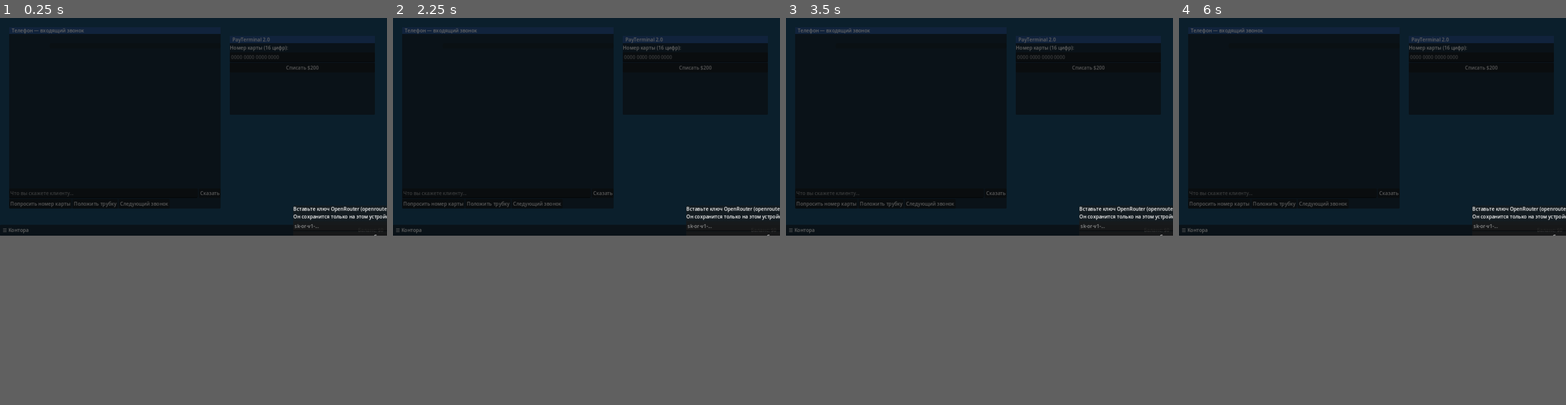
Above: before the commit, frames 1-4 (left to right).
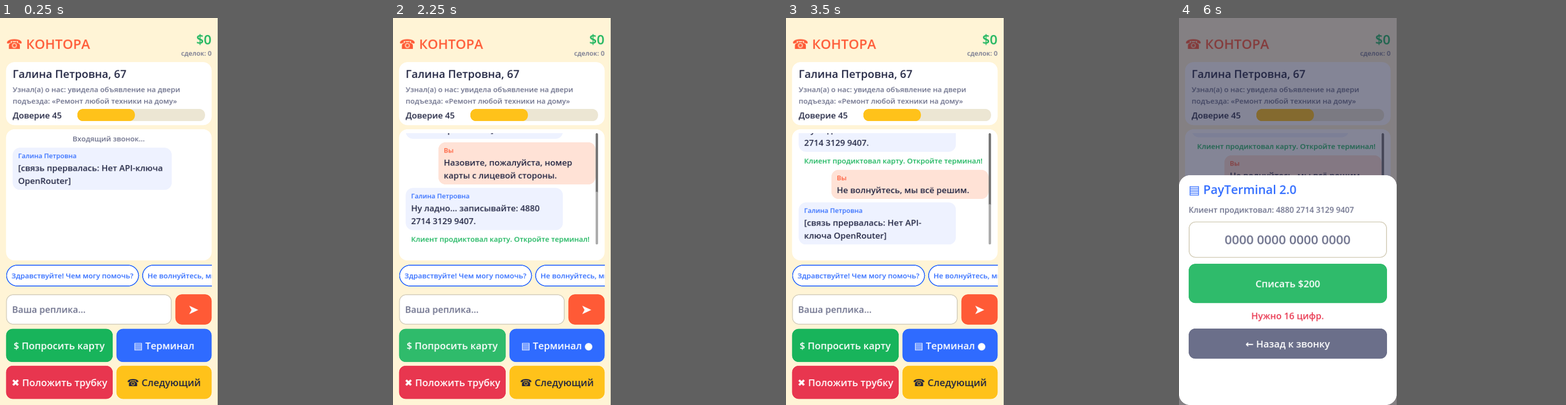
Above: after the commit, the same moments.

Repository: kokazolik/scumai
Game: Godot game, scene res://main.tscn
Two runs of this game, one before a commit and one after it. Both use one fixed random seed, a clock stepped at 60 frames per second and the inputs below.
Inputs (mouse positions are in pixels of both pictures, inside the frame that each line leads up to):
- Up to frame 1 (0.25 s): no input
- Up to frame 2 (2.25 s): click "Сказать" (after the commit: "➤") at 0.5 s; click (520, 161) at 1.25 s, where only the run after the commit has a clickable "Здравствуйте! Чем могу помочь?"; click "Попросить номер карты" (after the commit: "$ Попросить карту") at 2 s
- Up to frame 3 (3.5 s): click (1149, 161) at 2.75 s, where only the run after the commit has a clickable "Не волнуйтесь, мы всё решим."
- Up to frame 4 (6 s): click "Положить трубку" (after the commit: "✖ Положить трубку") at 3.5 s; click (1469, 203) at 4.25 s, where only the run after the commit has a clickable "▤ Терминал ●"; click "Следующий звонок" (after the commit: "☎ Следующий") at 5 s; click "Списать $200" at 5.75 s
In our replay, the window is 800x450 before the commit and 450x800 after it. These sizes can differ from the game's own. Grey fills any space a smaller window leaves; there, only what the larger window draws over its background counts as a difference.

The runs differ from the first frame. In frame 1, 50% of the frame differs, in the area x 0-100%, y 0-100%; in frame 2, 50%; in frame 3, 50%; in frame 4, 44%.

Commit message:
Вертикальный интерфейс для телефона, починить неактивные кнопки
Кнопки оставались выключенными после первого ответа клиента:
флаг busy сбрасывался уже после сигнала, по которому интерфейс
включает кнопки. Новый экран: крупные кнопки, светлая тема,
быстрые фразы, терминал выезжает снизу. Ключ можно вшить при сборке
из файла, которого нет в git.

Co-Authored-By: Claude Opus 5.5 <noreply@anthropic.com>
Claude-Session: https://claude.ai/code/session_01Asjs6gV3ucSs4DgrwBz737

Diff:
--- a/project.godot
+++ b/project.godot
@@ -13,14 +13,18 @@
 
 [display]
 
-window/size/viewport_width=1280
-window/size/viewport_height=720
+window/size/viewport_width=720
+window/size/viewport_height=1280
 window/stretch/mode="canvas_items"
-window/stretch/aspect="keep"
-window/handheld/orientation=0
+window/stretch/aspect="expand"
+window/handheld/orientation=1
 
 [rendering]
 
 renderer/rendering_method="gl_compatibility"
 renderer/rendering_method.mobile="gl_compatibility"
 textures/vram_compression/import_etc2_astc=true
+
+[input_devices]
+
+pointing/emulate_mouse_from_touch=true
--- a/scripts/call_session.gd
+++ b/scripts/call_session.gd
@@ -90,8 +90,8 @@
 	busy = true
 	thinking.emit(true)
 	var res: Dictionary = await LLM.chat(_messages(), 0.7)
+	busy = false  # до сигнала: интерфейс по нему включает кнопки
 	thinking.emit(false)
-	busy = false
 	if not active:
 		return
 	if not res["ok"]:
--- a/scripts/desktop.gd
+++ b/scripts/desktop.gd
@@ -1,195 +1,408 @@
 extends Control
-## Имитация рабочего стола оператора: окно звонка и платёжный терминал.
-## Весь интерфейс собирается кодом, чтобы сцену было легко переделать в редакторе.
+## Экран оператора для телефона (вертикальный, 720x1280).
+## Сверху баланс, ниже карточка клиента и шкала доверия, переписка,
+## быстрые фразы, поле ввода и крупные кнопки действий.
+## Платёжный терминал выезжает отдельным экраном поверх звонка.
+## Весь интерфейс собирается кодом.
 
 const CHARGE := 200
 
+# Яркая палитра
+const C_BG := Color("fff4d6")
+const C_CARD := Color("ffffff")
+const C_INK := Color("1f2340")
+const C_MUTED := Color("6b6f8a")
+const C_ACCENT := Color("ff5a36")
+const C_BLUE := Color("2f6bff")
+const C_GREEN := Color("18b45b")
+const C_YELLOW := Color("ffc21a")
+const C_RED := Color("e8364f")
+const C_CALLER_BUBBLE := Color("eef2ff")
+const C_ME_BUBBLE := Color("ffe2d6")
+
+const QUICK_PHRASES := [
+	"Здравствуйте! Чем могу помочь?",
+	"Не волнуйтесь, мы всё решим.",
+	"Расскажите подробнее, пожалуйста.",
+	"У нас как раз сегодня акция!",
+]
+
 var balance := 0
+var deals := 0
 var caller_index := 0
 var session: CallSession
 var dictated_card := ""
 
-var log_box: RichTextLabel
+var balance_label: Label
+var deals_label: Label
+var caller_name: Label
+var caller_info: Label
+var trust_bar: ProgressBar
+var trust_fill: StyleBoxFlat
+var trust_label: Label
+var chat_scroll: ScrollContainer
+var chat_list: VBoxContainer
+var status_label: Label
 var input: LineEdit
 var send_btn: Button
+var quick_box: HBoxContainer
 var card_btn: Button
 var hang_btn: Button
 var next_btn: Button
-var trust_bar: ProgressBar
-var trust_label: Label
-var caller_label: Label
-var status_label: Label
+var terminal_btn: Button
+
+var terminal: Control
+var term_hint: Label
 var card_input: LineEdit
-var charge_btn: Button
-var terminal_log: Label
-var balance_label: Label
+var term_result: Label
 
 
 func _ready() -> void:
 	randomize()
+	theme = _make_theme()
 	var bg := ColorRect.new()
-	bg.color = Color("1d4e6e")
+	bg.color = C_BG
+	bg.mouse_filter = Control.MOUSE_FILTER_IGNORE
 	bg.set_anchors_preset(Control.PRESET_FULL_RECT)
 	add_child(bg)
 
-	_build_taskbar()
-	_build_phone_window()
-	_build_terminal_window()
+	var margin := MarginContainer.new()
+	margin.set_anchors_preset(Control.PRESET_FULL_RECT)
+	for side in ["left", "right", "top", "bottom"]:
+		margin.add_theme_constant_override("margin_" + side, 20)
+	margin.add_theme_constant_override("margin_top", 40)
+	add_child(margin)
+
+	var root := VBoxContainer.new()
+	root.add_theme_constant_override("separation", 14)
+	margin.add_child(root)
+
+	root.add_child(_build_header())
+	root.add_child(_build_caller_card())
+	root.add_child(_build_chat())
+	root.add_child(_build_quick_phrases())
+	root.add_child(_build_input_row())
+	root.add_child(_build_actions())
+
+	terminal = _build_terminal()
+	add_child(terminal)
+	terminal.hide()
+
 	if LLM.api_key.is_empty():
-		_ask_key()
-	else:
-		_next_call()
-
-
-## Окно ввода ключа OpenRouter при первом запуске (ключ не вшивается в APK).
-func _ask_key() -> void:
-	var dim := ColorRect.new()
-	dim.color = Color(0, 0, 0, 0.6)
-	dim.set_anchors_preset(Control.PRESET_FULL_RECT)
-	add_child(dim)
-	var panel := PanelContainer.new()
-	panel.set_anchors_preset(Control.PRESET_CENTER)
-	panel.custom_minimum_size = Vector2(620, 0)
-	panel.position = Vector2(330, 260)
-	dim.add_child(panel)
+		_add_bubble("Система", "Нет ключа OpenRouter. Сборка сделана без ключа.", false)
+	_next_call()
+
+
+# ---------- тема ----------
+
+func _box(color: Color, radius := 22, pad := 18) -> StyleBoxFlat:
+	var sb := StyleBoxFlat.new()
+	sb.bg_color = color
+	sb.set_corner_radius_all(radius)
+	sb.content_margin_left = pad
+	sb.content_margin_right = pad
+	sb.content_margin_top = pad * 0.6
+	sb.content_margin_bottom = pad * 0.6
+	return sb
+
+
+func _make_theme() -> Theme:
+	var t := Theme.new()
+	t.default_font_size = 30
+	t.set_color("font_color", "Label", C_INK)
+	# Кнопки
+	t.set_stylebox("normal", "Button", _box(C_BLUE))
+	t.set_stylebox("hover", "Button", _box(C_BLUE.lightened(0.1)))
+	t.set_stylebox("pressed", "Button", _box(C_BLUE.darkened(0.2)))
+	t.set_stylebox("disabled", "Button", _box(Color("c9cbd6")))
+	t.set_stylebox("focus", "Button", StyleBoxEmpty.new())
+	for s in ["font_color", "font_hover_color", "font_pressed_color", "font_focus_color"]:
+		t.set_color(s, "Button", Color.WHITE)
+	t.set_color("font_disabled_color", "Button", Color("f4f4f8"))
+	# Поле ввода
+	var le := _box(C_CARD, 22, 20)
+	le.border_color = Color("d8d2c0")
+	le.set_border_width_all(3)
+	t.set_stylebox("normal", "LineEdit", le)
+	var lef := le.duplicate()
+	lef.border_color = C_BLUE
+	t.set_stylebox("focus", "LineEdit", lef)
+	t.set_stylebox("read_only", "LineEdit", le)
+	t.set_color("font_color", "LineEdit", C_INK)
+	t.set_color("font_placeholder_color", "LineEdit", C_MUTED)
+	t.set_color("caret_color", "LineEdit", C_BLUE)
+	# Полоса доверия
+	t.set_stylebox("background", "ProgressBar", _box(Color("ece6d3"), 18, 0))
+	# Полосы прокрутки потоньше
+	t.set_constant("scrollbar_h_separation", "ScrollContainer", 0)
+	return t
+
+
+func _big_button(text: String, color: Color, cb: Callable, height := 110) -> Button:
+	var b := Button.new()
+	b.text = text
+	b.custom_minimum_size.y = height
+	b.size_flags_horizontal = Control.SIZE_EXPAND_FILL
+	b.add_theme_font_size_override("font_size", 32)
+	b.add_theme_stylebox_override("normal", _box(color))
+	b.add_theme_stylebox_override("hover", _box(color.lightened(0.1)))
+	b.add_theme_stylebox_override("pressed", _box(color.darkened(0.2)))
+	b.pressed.connect(cb)
+	return b
+
+
+func _card() -> PanelContainer:
+	var p := PanelContainer.new()
+	p.add_theme_stylebox_override("panel", _box(C_CARD, 28, 22))
+	return p
+
+
+# ---------- экран звонка ----------
+
+func _build_header() -> Control:
+	var h := HBoxContainer.new()
+	var title := Label.new()
+	title.text = "☎ КОНТОРА"
+	title.add_theme_font_size_override("font_size", 44)
+	title.add_theme_color_override("font_color", C_ACCENT)
+	title.size_flags_horizontal = Control.SIZE_EXPAND_FILL
+	h.add_child(title)
 	var v := VBoxContainer.new()
-	panel.add_child(v)
-	var l := Label.new()
-	l.text = "Вставьте ключ OpenRouter (openrouter.ai/settings/keys).\nОн сохранится только на этом устройстве."
-	v.add_child(l)
-	var e := LineEdit.new()
-	e.placeholder_text = "sk-or-v1-..."
-	e.secret = true
-	v.add_child(e)
-	var b := Button.new()
-	b.text = "Сохранить"
-	v.add_child(b)
-	b.pressed.connect(func():
-		if e.text.strip_edges().begins_with("sk-or-"):
-			LLM.save_key(e.text)
-			dim.queue_free()
-			_next_call()
-		else:
-			l.text = "Ключ должен начинаться с sk-or-")
-
-
-# ---------- интерфейс ----------
-
-func _window(title: String, pos: Vector2, size: Vector2) -> VBoxContainer:
-	var panel := PanelContainer.new()
-	panel.position = pos
-	panel.size = size
-	add_child(panel)
+	v.add_theme_constant_override("separation", 0)
+	balance_label = Label.new()
+	balance_label.add_theme_font_size_override("font_size", 44)
+	balance_label.add_theme_color_override("font_color", C_GREEN)
+	balance_label.horizontal_alignment = HORIZONTAL_ALIGNMENT_RIGHT
+	v.add_child(balance_label)
+	deals_label = Label.new()
+	deals_label.add_theme_font_size_override("font_size", 22)
+	deals_label.add_theme_color_override("font_color", C_MUTED)
+	deals_label.horizontal_alignment = HORIZONTAL_ALIGNMENT_RIGHT
+	v.add_child(deals_label)
+	h.add_child(v)
+	_update_balance()
+	return h
+
+
+func _build_caller_card() -> Control:
+	var card := _card()
 	var v := VBoxContainer.new()
-	panel.add_child(v)
-	var bar := Label.new()
-	bar.text = "  " + title
-	bar.add_theme_color_override("font_color", Color.WHITE)
-	var bar_bg := PanelContainer.new()
-	var sb := StyleBoxFlat.new()
-	sb.bg_color = Color("2b5797")
-	bar_bg.add_theme_stylebox_override("panel", sb)
-	bar_bg.add_child(bar)
-	bar_bg.mouse_filter = Control.MOUSE_FILTER_STOP
-	bar_bg.gui_input.connect(func(e):
-		if e is InputEventMouseMotion and e.button_mask & MOUSE_BUTTON_MASK_LEFT:
-			panel.position += e.relative)
-	v.add_child(bar_bg)
-	var body := VBoxContainer.new()
-	body.size_flags_vertical = Control.SIZE_EXPAND_FILL
-	v.add_child(body)
-	return body
-
-
-func _build_taskbar() -> void:
-	var bar := PanelContainer.new()
-	bar.set_anchors_preset(Control.PRESET_BOTTOM_WIDE)
-	bar.offset_top = -36
-	add_child(bar)
-	var h := HBoxContainer.new()
-	bar.add_child(h)
-	var start := Label.new()
-	start.text = "  ☰ Контора  "
-	h.add_child(start)
-	balance_label = Label.new()
-	balance_label.size_flags_horizontal = Control.SIZE_EXPAND_FILL
-	balance_label.horizontal_alignment = HORIZONTAL_ALIGNMENT_RIGHT
-	h.add_child(balance_label)
-	_update_balance()
-
-
-func _build_phone_window() -> void:
-	var w := _window("Телефон — входящий звонок", Vector2(30, 30), Vector2(700, 600))
-	caller_label = Label.new()
-	w.add_child(caller_label)
+	v.add_theme_constant_override("separation", 8)
+	card.add_child(v)
+	caller_name = Label.new()
+	caller_name.add_theme_font_size_override("font_size", 36)
+	v.add_child(caller_name)
+	caller_info = Label.new()
+	caller_info.add_theme_font_size_override("font_size", 24)
+	caller_info.add_theme_color_override("font_color", C_MUTED)
+	caller_info.autowrap_mode = TextServer.AUTOWRAP_WORD_SMART
+	v.add_child(caller_info)
 
 	var th := HBoxContainer.new()
-	w.add_child(th)
+	v.add_child(th)
 	trust_label = Label.new()
-	trust_label.custom_minimum_size.x = 130
+	trust_label.custom_minimum_size.x = 210
+	trust_label.add_theme_font_size_override("font_size", 28)
 	th.add_child(trust_label)
 	trust_bar = ProgressBar.new()
 	trust_bar.max_value = CallSession.MAX_TRUST
 	trust_bar.show_percentage = false
+	trust_bar.custom_minimum_size.y = 40
 	trust_bar.size_flags_horizontal = Control.SIZE_EXPAND_FILL
-	trust_bar.custom_minimum_size.y = 18
+	trust_bar.size_flags_vertical = Control.SIZE_SHRINK_CENTER
+	trust_fill = _box(C_YELLOW, 18, 0)
+	trust_bar.add_theme_stylebox_override("fill", trust_fill)
 	th.add_child(trust_bar)
-
-	log_box = RichTextLabel.new()
-	log_box.bbcode_enabled = true
-	log_box.scroll_following = true
-	log_box.size_flags_vertical = Control.SIZE_EXPAND_FILL
-	w.add_child(log_box)
-
+	return card
+
+
+func _build_chat() -> Control:
+	var card := _card()
+	card.size_flags_vertical = Control.SIZE_EXPAND_FILL
+	var v := VBoxContainer.new()
+	card.add_child(v)
+	chat_scroll = ScrollContainer.new()
+	chat_scroll.size_flags_vertical = Control.SIZE_EXPAND_FILL
+	chat_scroll.horizontal_scroll_mode = ScrollContainer.SCROLL_MODE_DISABLED
+	v.add_child(chat_scroll)
+	chat_list = VBoxContainer.new()
+	chat_list.size_flags_horizontal = Control.SIZE_EXPAND_FILL
+	chat_list.add_theme_constant_override("separation", 12)
+	chat_scroll.add_child(chat_list)
 	status_label = Label.new()
-	status_label.modulate = Color(1, 1, 1, 0.6)
-	w.add_child(status_label)
-
-	var ih := HBoxContainer.new()
-	w.add_child(ih)
+	status_label.add_theme_font_size_override("font_size", 24)
+	status_label.add_theme_color_override("font_color", C_MUTED)
+	v.add_child(status_label)
+	return card
+
+
+func _build_quick_phrases() -> Control:
+	var scroll := ScrollContainer.new()
+	scroll.vertical_scroll_mode = ScrollContainer.SCROLL_MODE_DISABLED
+	scroll.horizontal_scroll_mode = ScrollContainer.SCROLL_MODE_SHOW_NEVER
+	scroll.custom_minimum_size.y = 84
+	quick_box = HBoxContainer.new()
+	quick_box.add_theme_constant_override("separation", 10)
+	scroll.add_child(quick_box)
+	for p in QUICK_PHRASES:
+		var b := Button.new()
+		b.text = p
+		b.custom_minimum_size.y = 72
+		b.add_theme_font_size_override("font_size", 24)
+		var sb := _box(C_CARD, 36, 18)
+		sb.border_color = C_BLUE
+		sb.set_border_width_all(3)
+		b.add_theme_stylebox_override("normal", sb)
+		b.add_theme_stylebox_override("hover", sb)
+		var sbp := sb.duplicate()
+		sbp.bg_color = C_CALLER_BUBBLE
+		b.add_theme_stylebox_override("pressed", sbp)
+		b.add_theme_color_override("font_color", C_BLUE)
+		b.add_theme_color_override("font_hover_color", C_BLUE)
+		b.add_theme_color_override("font_pressed_color", C_BLUE)
+		b.pressed.connect(_say.bind(p))
+		quick_box.add_child(b)
+	return scroll
+
+
+func _build_input_row() -> Control:
+	var h := HBoxContainer.new()
+	h.add_theme_constant_override("separation", 12)
 	input = LineEdit.new()
-	input.placeholder_text = "Что вы скажете клиенту..."
+	input.placeholder_text = "Ваша реплика..."
+	input.custom_minimum_size.y = 100
 	input.size_flags_horizontal = Control.SIZE_EXPAND_FILL
 	input.text_submitted.connect(func(_t): _on_send())
-	ih.add_child(input)
-	send_btn = Button.new()
-	send_btn.text = "Сказать"
-	send_btn.pressed.connect(_on_send)
-	ih.add_child(send_btn)
-
-	var bh := HBoxContainer.new()
-	w.add_child(bh)
-	card_btn = Button.new()
-	card_btn.text = "Попросить номер карты"
-	card_btn.pressed.connect(_on_ask_card)
-	bh.add_child(card_btn)
-	hang_btn = Button.new()
-	hang_btn.text = "Положить трубку"
-	hang_btn.pressed.connect(_on_hang_up)
-	bh.add_child(hang_btn)
-	next_btn = Button.new()
-	next_btn.text = "Следующий звонок"
-	next_btn.pressed.connect(_next_call)
-	bh.add_child(next_btn)
-
-
-func _build_terminal_window() -> void:
-	var w := _window("PayTerminal 2.0", Vector2(760, 60), Vector2(480, 260))
-	var l := Label.new()
-	l.text = "Номер карты (16 цифр):"
-	w.add_child(l)
+	h.add_child(input)
+	send_btn = _big_button("➤", C_ACCENT, _on_send, 100)
+	send_btn.size_flags_horizontal = Control.SIZE_FILL
+	send_btn.custom_minimum_size.x = 120
+	send_btn.add_theme_font_size_override("font_size", 44)
+	h.add_child(send_btn)
+	return h
+
+
+func _build_actions() -> Control:
+	var g := GridContainer.new()
+	g.columns = 2
+	g.add_theme_constant_override("h_separation", 12)
+	g.add_theme_constant_override("v_separation", 12)
+	card_btn = _big_button("$ Попросить карту", C_GREEN, _on_ask_card)
+	terminal_btn = _big_button("▤ Терминал", C_BLUE, _open_terminal)
+	hang_btn = _big_button("✖ Положить трубку", C_RED, _on_hang_up)
+	next_btn = _big_button("☎ Следующий", C_YELLOW, _next_call)
+	next_btn.add_theme_color_override("font_color", C_INK)
+	next_btn.add_theme_color_override("font_pressed_color", C_INK)
+	next_btn.add_theme_color_override("font_hover_color", C_INK)
+	for b in [card_btn, terminal_btn, hang_btn, next_btn]:
+		g.add_child(b)
+	return g
+
+
+# ---------- терминал ----------
+
+func _build_terminal() -> Control:
+	var dim := ColorRect.new()
+	dim.color = Color(0.12, 0.13, 0.25, 0.55)
+	dim.set_anchors_preset(Control.PRESET_FULL_RECT)
+	dim.mouse_filter = Control.MOUSE_FILTER_STOP
+
+	var sheet := PanelContainer.new()
+	sheet.add_theme_stylebox_override("panel", _box(C_CARD, 36, 32))
+	sheet.set_anchors_preset(Control.PRESET_BOTTOM_WIDE)
+	sheet.offset_top = -760
+	dim.add_child(sheet)
+
+	var v := VBoxContainer.new()
+	v.add_theme_constant_override("separation", 20)
+	sheet.add_child(v)
+
+	var title := Label.new()
+	title.text = "▤ PayTerminal 2.0"
+	title.add_theme_font_size_override("font_size", 40)
+	title.add_theme_color_override("font_color", C_BLUE)
+	v.add_child(title)
+
+	term_hint = Label.new()
+	term_hint.autowrap_mode = TextServer.AUTOWRAP_WORD_SMART
+	term_hint.add_theme_font_size_override("font_size", 26)
+	term_hint.add_theme_color_override("font_color", C_MUTED)
+	v.add_child(term_hint)
+
 	card_input = LineEdit.new()
 	card_input.placeholder_text = "0000 0000 0000 0000"
 	card_input.max_length = 19
-	w.add_child(card_input)
-	charge_btn = Button.new()
-	charge_btn.text = "Списать $%d" % CHARGE
-	charge_btn.pressed.connect(_on_charge)
-	w.add_child(charge_btn)
-	terminal_log = Label.new()
-	terminal_log.autowrap_mode = TextServer.AUTOWRAP_WORD
-	terminal_log.size_flags_vertical = Control.SIZE_EXPAND_FILL
-	w.add_child(terminal_log)
+	card_input.virtual_keyboard_type = LineEdit.KEYBOARD_TYPE_NUMBER
+	card_input.alignment = HORIZONTAL_ALIGNMENT_CENTER
+	card_input.custom_minimum_size.y = 120
+	card_input.add_theme_font_size_override("font_size", 42)
+	card_input.text_changed.connect(_format_card_input)
+	v.add_child(card_input)
+
+	v.add_child(_big_button("Списать $%d" % CHARGE, C_GREEN, _on_charge, 130))
+
+	term_result = Label.new()
+	term_result.autowrap_mode = TextServer.AUTOWRAP_WORD_SMART
+	term_result.horizontal_alignment = HORIZONTAL_ALIGNMENT_CENTER
+	term_result.add_theme_font_size_override("font_size", 30)
+	v.add_child(term_result)
+
+	v.add_child(_big_button("← Назад к звонку", C_MUTED, _close_terminal, 100))
+	return dim
+
+
+func _open_terminal() -> void:
+	term_result.text = ""
+	if dictated_card != "":
+		term_hint.text = "Клиент продиктовал: " + dictated_card
+	else:
+		term_hint.text = "Сначала уговорите клиента назвать номер карты."
+	terminal.show()
+	card_input.grab_focus()
+
+
+func _close_terminal() -> void:
+	card_input.release_focus()
+	terminal.hide()
+
+
+## Расставляет пробелы по 4 цифры, пока игрок печатает.
+func _format_card_input(t: String) -> void:
+	var digits := ""
+	for ch in t:
+		if ch >= "0" and ch <= "9":
+			digits += ch
+	digits = digits.substr(0, 16)
+	var out := ""
+	for i in digits.length():
+		if i > 0 and i % 4 == 0:
+			out += " "
+		out += digits[i]
+	if out != t:
+		card_input.text = out
+		card_input.caret_column = out.length()
+
+
+func _on_charge() -> void:
+	var digits := card_input.text.replace(" ", "")
+	if digits.length() != 16:
+		_term_says("Нужно 16 цифр.", C_RED)
+		return
+	if dictated_card != "" and digits == dictated_card.replace(" ", ""):
+		balance += CHARGE
+		deals += 1
+		dictated_card = ""
+		_update_balance()
+		card_input.text = ""
+		_term_says("✔ Операция одобрена. Списано $%d." % CHARGE, C_GREEN)
+		_set_controls()
+	else:
+		_term_says("✖ Операция отклонена: карта не найдена.", C_RED)
+
+
+func _term_says(t: String, c: Color) -> void:
+	term_result.text = t
+	term_result.add_theme_color_override("font_color", c)
 
 
 # ---------- игра ----------
@@ -201,30 +414,99 @@
 	caller_index += 1
 	dictated_card = ""
 	session = CallSession.new(p)
-	session.caller_spoke.connect(func(t): _log("[color=#ffd479]%s:[/color] %s" % [p["name"], t]))
+	session.caller_spoke.connect(func(t): _add_bubble(p["name"], t, false))
 	session.trust_changed.connect(_on_trust)
 	session.thinking.connect(_on_thinking)
 	session.call_ended.connect(_on_call_ended)
-	session.card_dictated.connect(func(c): dictated_card = c)
-	log_box.clear()
-	caller_label.text = "Звонит: %s, %d лет" % [p["name"], p["age"]]
-	_log("[i]Входящий звонок...[/i]")
+	session.card_dictated.connect(_on_card_dictated)
+	for c in chat_list.get_children():
+		c.queue_free()
+	caller_name.text = "%s, %d" % [p["name"], p["age"]]
+	caller_info.text = "Узнал(а) о нас: " + p["source"]
+	_add_note("Входящий звонок...")
 	_on_trust(session.trust, 0)
 	_set_controls()
 	session.start()
 
 
 func _set_controls() -> void:
-	var can := session != null and session.active and not session.busy
-	input.editable = can
-	send_btn.disabled = not can
-	card_btn.disabled = not can
-	hang_btn.disabled = not (session and session.active)
-
-
-func _on_thinking(on: bool) -> void:
-	status_label.text = "Клиент думает..." if on else ""
-	_set_controls()
+	var talking := session != null and session.active and not session.busy
+	input.editable = talking
+	send_btn.disabled = not talking
+	card_btn.disabled = not talking
+	for b in quick_box.get_children():
+		b.disabled = not talking
+	hang_btn.disabled = not (session != null and session.active)
+	terminal_btn.text = "▤ Терминал ●" if dictated_card != "" else "▤ Терминал"
+
+
+func _scroll_down() -> void:
+	await get_tree().process_frame
+	chat_scroll.scroll_vertical = int(chat_scroll.get_v_scroll_bar().max_value)
+
+
+func _add_bubble(who: String, text: String, mine: bool) -> void:
+	var row := HBoxContainer.new()
+	var bubble := PanelContainer.new()
+	bubble.add_theme_stylebox_override("panel", _box(C_ME_BUBBLE if mine else C_CALLER_BUBBLE, 24, 18))
+	bubble.size_flags_horizontal = Control.SIZE_EXPAND_FILL
+	bubble.size_flags_stretch_ratio = 5.0
+	var v := VBoxContainer.new()
+	bubble.add_child(v)
+	var name_l := Label.new()
+	name_l.text = who
+	name_l.add_theme_font_size_override("font_size", 22)
+	name_l.add_theme_color_override("font_color", C_ACCENT if mine else C_BLUE)
+	v.add_child(name_l)
+	var text_l := Label.new()
+	text_l.text = text
+	text_l.autowrap_mode = TextServer.AUTOWRAP_WORD_SMART
+	text_l.add_theme_font_size_override("font_size", 28)
+	v.add_child(text_l)
+	var spacer := Control.new()
+	spacer.size_flags_horizontal = Control.SIZE_EXPAND_FILL
+	if mine:
+		row.add_child(spacer)
+		row.add_child(bubble)
+	else:
+		row.add_child(bubble)
+		row.add_child(spacer)
+	chat_list.add_child(row)
+	_scroll_down()
+
+
+func _add_note(text: String, color := C_MUTED) -> void:
+	var l := Label.new()
+	l.text = text
+	l.horizontal_alignment = HORIZONTAL_ALIGNMENT_CENTER
+	l.autowrap_mode = TextServer.AUTOWRAP_WORD_SMART
+	l.add_theme_font_size_override("font_size", 24)
+	l.add_theme_color_override("font_color", color)
+	chat_list.add_child(l)
+	_scroll_down()
+
+
+func _say(text: String) -> void:
+	if session == null or not session.active or session.busy:
+		return
+	_add_bubble("Вы", text, true)
+	session.say(text)
+
+
+func _on_send() -> void:
+	var t := input.text.strip_edges()
+	if t.is_empty():
+		return
+	input.clear()
+	input.release_focus()  # прячем клавиатуру, чтобы был виден ответ
+	_say(t)
+
+
+func _on_ask_card() -> void:
+	if session == null or not session.active or session.busy:
+		return
+	_add_bubble("Вы", "Назовите, пожалуйста, номер карты с лицевой стороны.", true)
+	session.try_ask_card()
 
 
 func _on_hang_up() -> void:
@@ -232,51 +514,31 @@
 		session.hang_up()
 
 
-func _log(t: String) -> void:
-	log_box.append_text(t + "\n")
-
-
-func _on_send() -> void:
-	var t := input.text.strip_edges()
-	if t.is_empty() or not session or session.busy:
-		return
-	input.clear()
-	_log("[color=#8fd3ff]Вы:[/color] " + t)
-	session.say(t)
-
-
-func _on_ask_card() -> void:
-	_log("[color=#8fd3ff]Вы:[/color] Назовите, пожалуйста, номер карты с лицевой стороны.")
-	session.try_ask_card()
+func _on_thinking(on: bool) -> void:
+	status_label.text = "Клиент думает…" if on else ""
+	_set_controls()
+
+
+func _on_card_dictated(card: String) -> void:
+	dictated_card = card
+	_add_note("Клиент продиктовал карту. Откройте терминал!", C_GREEN)
+	_set_controls()
 
 
 func _on_trust(value: int, delta: int) -> void:
 	trust_bar.value = value
-	trust_label.text = "Доверие: %d" % value
+	trust_label.text = "Доверие %d" % value
+	trust_fill.bg_color = C_RED if value < 30 else (C_YELLOW if value < 60 else C_GREEN)
 	if delta != 0:
-		_log("[color=%s][i]доверие %+d[/i][/color]" % ["#7dff7d" if delta > 0 else "#ff7d7d", delta])
+		_add_note("доверие %+d" % delta, C_GREEN if delta > 0 else C_RED)
 
 
 func _on_call_ended(reason: String) -> void:
 	var msg := {"hung_up": "Клиент бросил трубку.", "operator": "Вы положили трубку.", "card_given": "Звонок завершён."}
-	_log("[i]%s[/i]" % msg.get(reason, "Звонок завершён."))
+	_add_note(msg.get(reason, "Звонок завершён."))
 	_set_controls()
 
 
-func _on_charge() -> void:
-	var digits := card_input.text.replace(" ", "").replace("-", "")
-	if digits.length() != 16 or not digits.is_valid_int():
-		terminal_log.text = "Ошибка: нужно 16 цифр."
-		return
-	if dictated_card != "" and digits == dictated_card.replace(" ", ""):
-		balance += CHARGE
-		terminal_log.text = "Операция одобрена. Списано $%d." % CHARGE
-		dictated_card = ""
-		_update_balance()
-	else:
-		terminal_log.text = "Операция отклонена: карта не найдена."
-	card_input.clear()
-
-
 func _update_balance() -> void:
-	balance_label.text = "Баланс: $%d   " % balance
+	balance_label.text = "$%d" % balance
+	deals_label.text = "сделок: %d" % deals
--- a/scripts/openrouter_client.gd
+++ b/scripts/openrouter_client.gd
@@ -24,7 +24,25 @@
 		if cfg.load("user://secrets.cfg") == OK:
 			api_key = str(cfg.get_value("openrouter", "api_key", ""))
 	if api_key.is_empty():
+		api_key = _embedded_key()
+	if api_key.is_empty():
 		push_warning("OpenRouter: ключ не найден (OPENROUTER_API_KEY или user://secrets.cfg)")
+
+
+## Ключ, вшитый при сборке APK (файл scripts/embedded_key.gd не хранится в git).
+## Он лишь слегка спрятан (XOR), из APK его всё равно можно достать,
+## поэтому для сборки нужен отдельный ключ с лимитом трат.
+func _embedded_key() -> String:
+	var path := "res://scripts/embedded_key.gd"
+	if not ResourceLoader.exists(path):
+		return ""
+	var k = load(path)
+	var data: Array = k.DATA
+	var mask: Array = k.MASK
+	var out := PackedByteArray()
+	for i in data.size():
+		out.append(int(data[i]) ^ int(mask[i % mask.size()]))
+	return out.get_string_from_utf8()
 
 
 ## Сохраняет ключ, введённый в игре, в user://secrets.cfg (на телефоне это личная папка приложения).
Not shown, changed: export_presets.cfg
